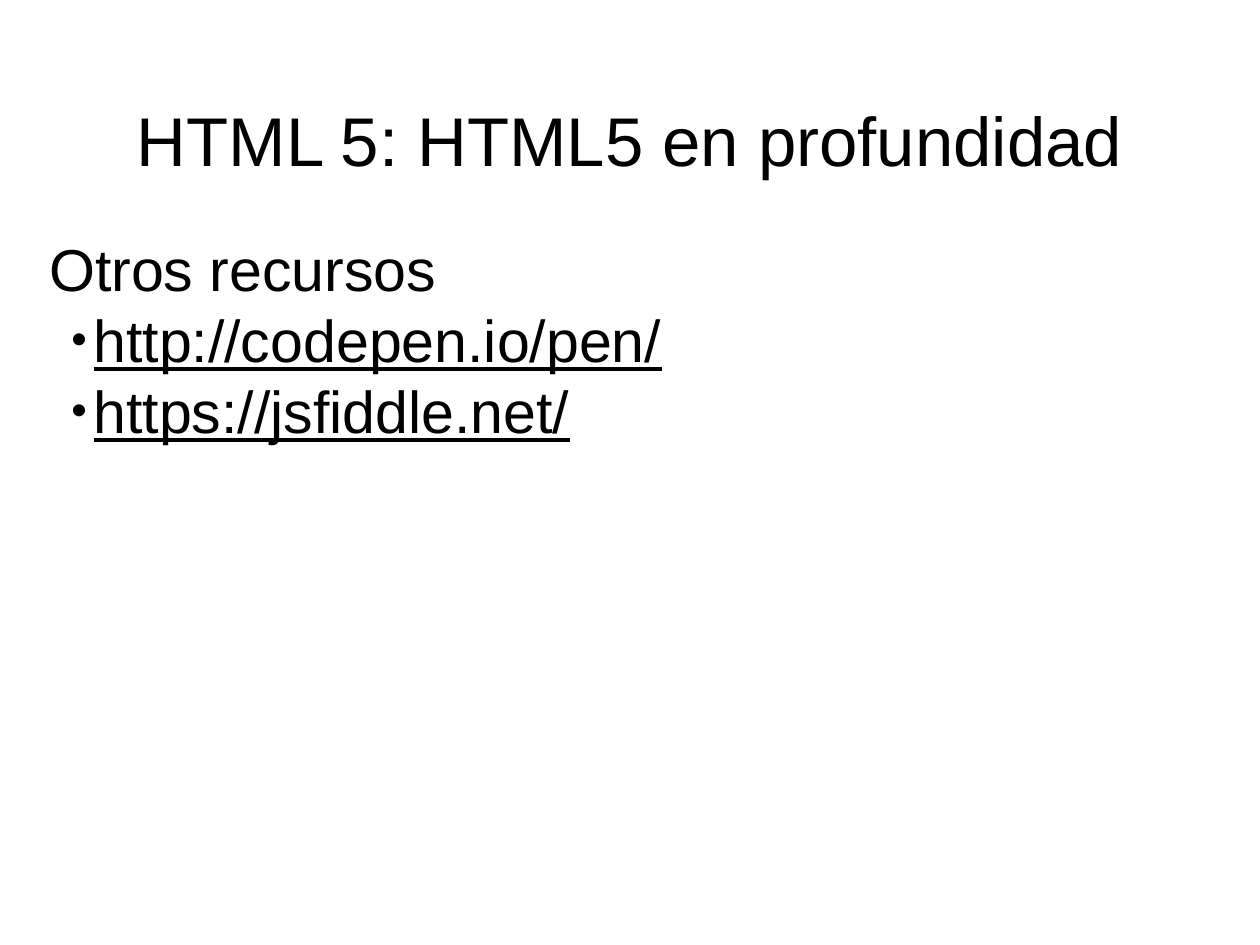
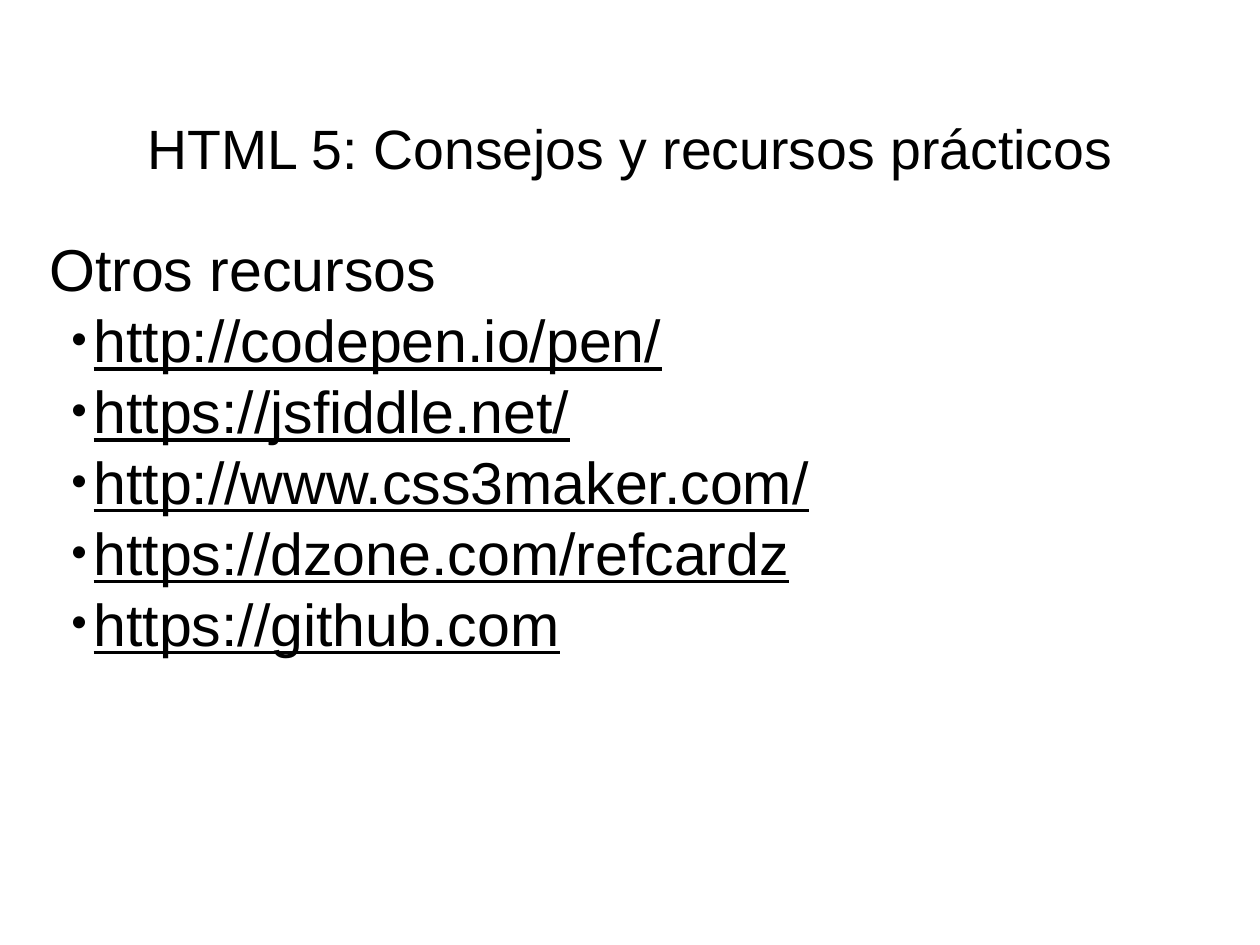
Before and after one commit to fitamix/HTML5, a slide deck: slide 4 of Tema6/Tema6-Presentacion.ppt (slide 2 before the commit). Drawn at 1260x945 pixels with LibreOffice and Linux fonts; fonts in the diff are those of the drawing. Boxes give left, top, right and bottom in pixels: in the first picture for what was removed or moved away, otherwise in the second. Text is boxed around its words. In the diff, an @@ line names an element or a change of style, - is before the commit and + after.

```diff
--- a/Tema6/Tema6-Presentacion.ppt
+++ b/Tema6/Tema6-Presentacion.ppt
@@ title at [148, 128, 1112, 179]: text changed; size 56 to 45 pt @@
-HTML 5: HTML5 en profundidad
+HTML 5: Consejos y recursos prácticos
@@ subtitle at [94, 461, 809, 657]: paragraphs added @@
+  • http://www.css3maker.com/
+  • https://dzone.com/refcardz
+  • https://github.com
```
Also in this commit, not shown: 1 other slide changed, 4 slides added, 12 other files.
